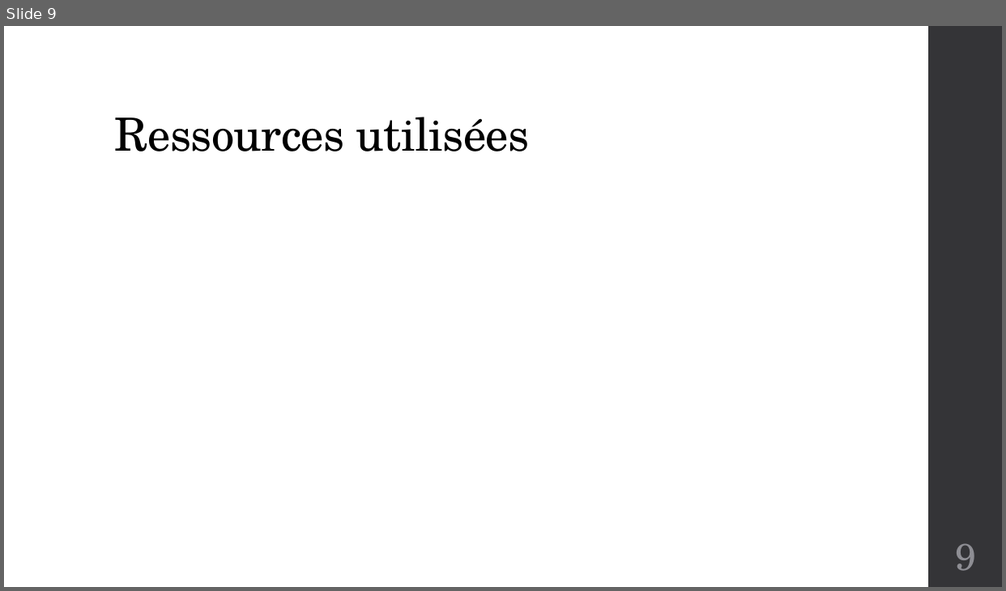
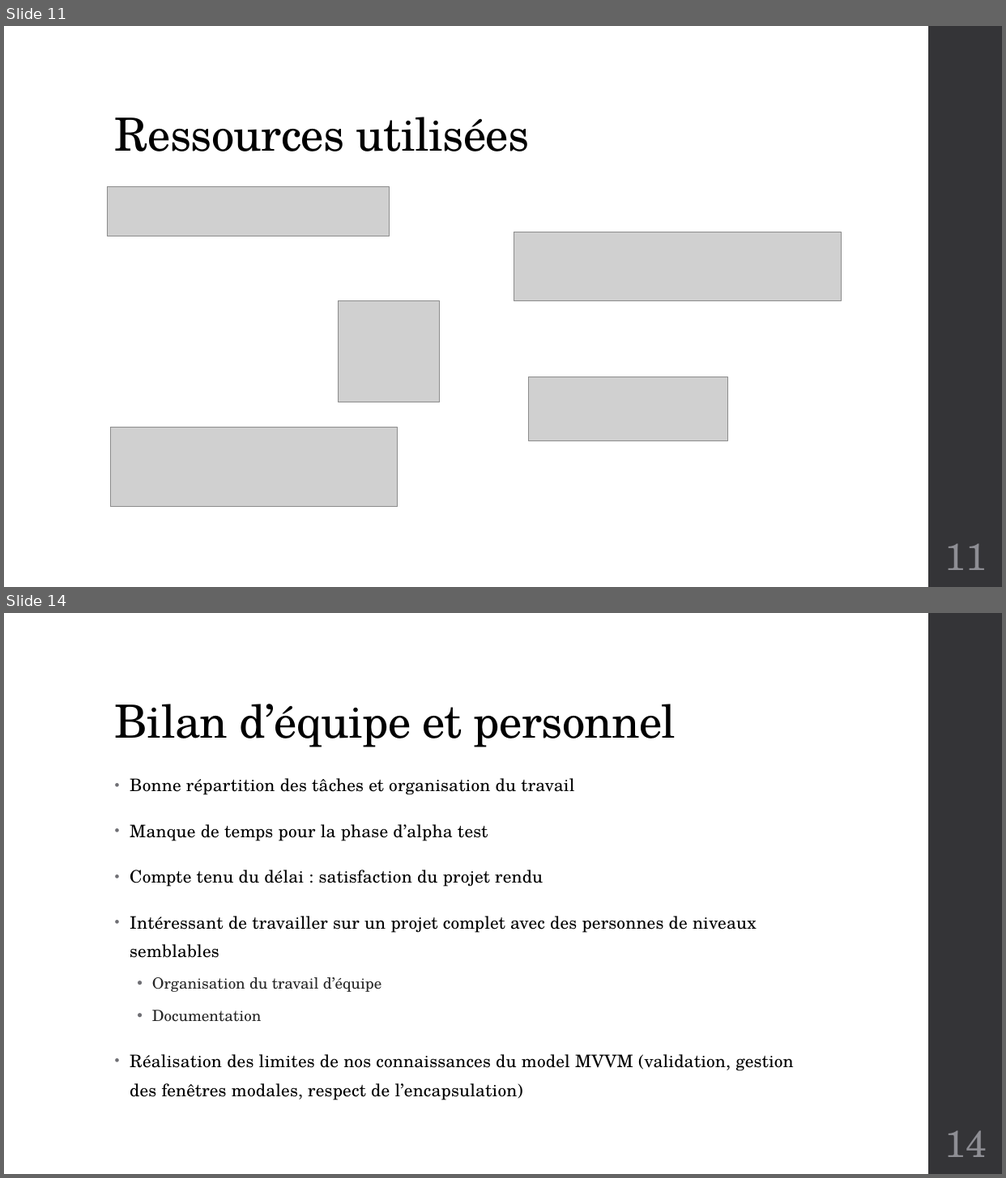
Before and after one commit to fwillemain/ProjetWPF, a slide deck: Livrables/Job Overview.pptx. Shown one above the other, each under a label of ours: slide 9 before the commit, slides 11 and 14 after it; the slides between them are not shown. The pictures are 1006x591 and 1006x1178 pixels, drawn with LibreOffice and Linux fonts; fonts in the diff are those of the drawing; grey boxes stand for pictures. Boxes give left, top, right and bottom in pixels: in the first picture for what was removed or moved away, otherwise in the second. Text is boxed around its words. In the diff, an @@ line names an element or a change of style, - is before the commit and + after.

```diff
--- a/Livrables/Job Overview.pptx
+++ b/Livrables/Job Overview.pptx
@@ slide 14 added at (4, 613, 1002, 1174), background #FFFFFF; not listed: 1 template element that a slide beside it also shows @@
@@ title added at (115, 704, 676, 747), 44 pt, text #000000 @@
+Bilan d’équipe et personnel
@@ text added at (130, 778, 793, 1101), 16.6 pt, text #000000 @@
+• Bonne répartition des tâches et organisation du travail
+• Manque de temps pour la phase d’alpha test
+• Compte tenu du délai : satisfaction du projet rendu
+• Intéressant de travailler sur un projet complet avec des personnes de niveaux semblables
+  • Organisation du travail d’équipe
+  • Documentation
+• Réalisation des limites de nos connaissances du model MVVM (validation, gestion des fenêtres modales, respect de l’encapsulation)
@@ page number added at (945, 1131, 987, 1157), 36 pt, text #8E8E94 @@
+14
@@ what was slide 9 is now slide 11 @@
@@ slide 11 changed as well @@
@@ picture added at (108, 187, 389, 237) @@
@@ picture added at (513, 233, 841, 301) @@
@@ picture added at (338, 301, 439, 403) @@
@@ picture added at (528, 377, 727, 441) @@
@@ picture added at (111, 427, 398, 506) @@
@@ page number at (945, 544, 987, 570): text changed @@
-9
+11
```
Also in this commit, not shown: 6 other slides changed, 5 other slides added, 3 slides removed, 6 other files.
